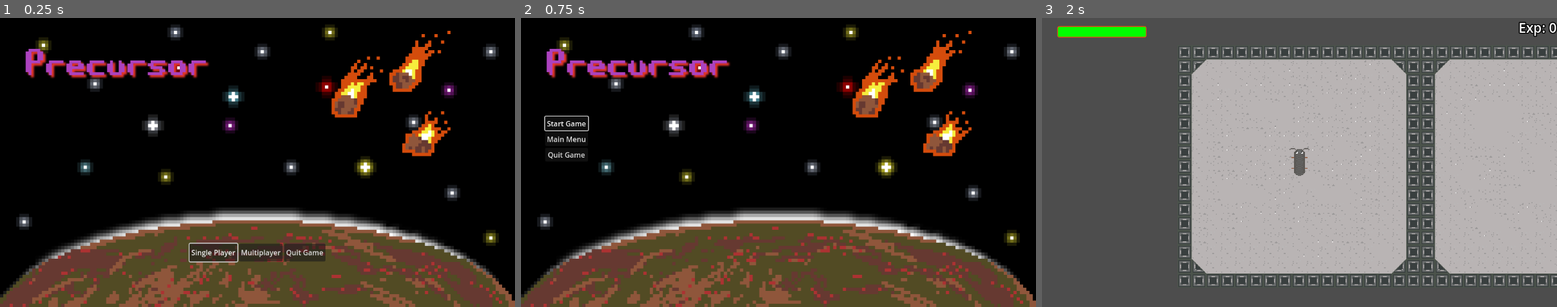
Above: before the commit, frames 1-3 (left to right).
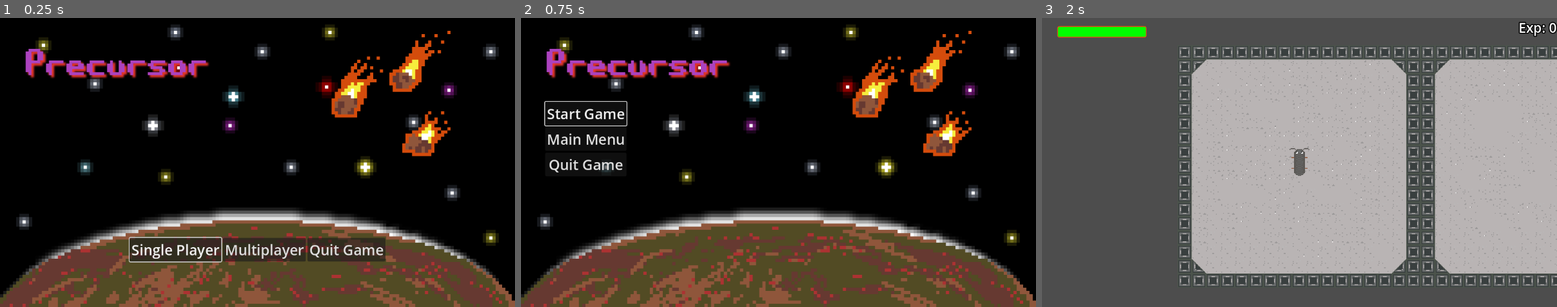
Above: after the commit, the same moments.

Repository: TheAdamSmith/precursor
Game: Godot game, scene res://ui/main_menu.tscn
Two runs of this game, one before a commit and one after it. Both use one fixed random seed, a clock stepped at 60 frames per second and the inputs below.
Inputs:
- Up to frame 1 (0.25 s): no input
- Up to frame 2 (0.75 s): click "Single Player" at 0.5 s
- Up to frame 3 (2 s): click "Start Game" at 1.25 s

The runs differ from the first frame. In frame 1, 3.1% of the frame differs, in the area x 25-75%, y 75-85%; in frame 2, 1.2%; in frame 3, nothing differs.

Commit message:
Made menu buttons more larger to be more visible

Diff:
--- a/ui/main_menu.tscn
+++ b/ui/main_menu.tscn
@@ -37,6 +37,7 @@
 layout_mode = 2
 focus_neighbor_left = NodePath("../QuitGameButton")
 focus_neighbor_right = NodePath("../MultiPlayerButton")
+theme_override_font_sizes/font_size = 32
 text = "Single Player"
 script = ExtResource("2_31nul")
 next_scene_path = "res://ui/single_player_menu.tscn"
@@ -45,6 +46,7 @@
 layout_mode = 2
 focus_neighbor_left = NodePath("../SinglePlayerButton")
 focus_neighbor_right = NodePath("../QuitGameButton")
+theme_override_font_sizes/font_size = 32
 text = "Multiplayer"
 script = ExtResource("2_31nul")
 next_scene_path = "res://ui/multiplayer_menu.tscn"
@@ -53,6 +55,7 @@
 layout_mode = 2
 focus_neighbor_left = NodePath("../MultiPlayerButton")
 focus_neighbor_right = NodePath("../SinglePlayerButton")
+theme_override_font_sizes/font_size = 32
 text = "Quit Game"
 script = ExtResource("2_vsj0k")
 
--- a/ui/multiplayer_menu.tscn
+++ b/ui/multiplayer_menu.tscn
@@ -43,17 +43,20 @@
 
 [node name="StartGameButton" type="Button" parent="VBoxContainer"]
 layout_mode = 2
+theme_override_font_sizes/font_size = 32
 text = "Start Game"
 script = ExtResource("3_xa41j")
 
 [node name="MainMenu" type="Button" parent="VBoxContainer"]
 layout_mode = 2
+theme_override_font_sizes/font_size = 32
 text = "Main Menu"
 script = ExtResource("4_28g1g")
 next_scene_path = "res://ui/main_menu.tscn"
 
 [node name="QuitGameButton" type="Button" parent="VBoxContainer"]
 layout_mode = 2
+theme_override_font_sizes/font_size = 32
 text = "Quit Game"
 script = ExtResource("4_sgmww")
 
--- a/ui/single_player_menu.tscn
+++ b/ui/single_player_menu.tscn
@@ -43,17 +43,20 @@
 
 [node name="StartGameButton" type="Button" parent="VBoxContainer"]
 layout_mode = 2
+theme_override_font_sizes/font_size = 32
 text = "Start Game"
 script = ExtResource("3_u0g2h")
 
 [node name="MainMenu" type="Button" parent="VBoxContainer"]
 layout_mode = 2
+theme_override_font_sizes/font_size = 32
 text = "Main Menu"
 script = ExtResource("4_aj2yp")
 next_scene_path = "res://ui/main_menu.tscn"
 
 [node name="QuitGameButton" type="Button" parent="VBoxContainer"]
 layout_mode = 2
+theme_override_font_sizes/font_size = 32
 text = "Quit Game"
 script = ExtResource("4_eaj6x")
 
